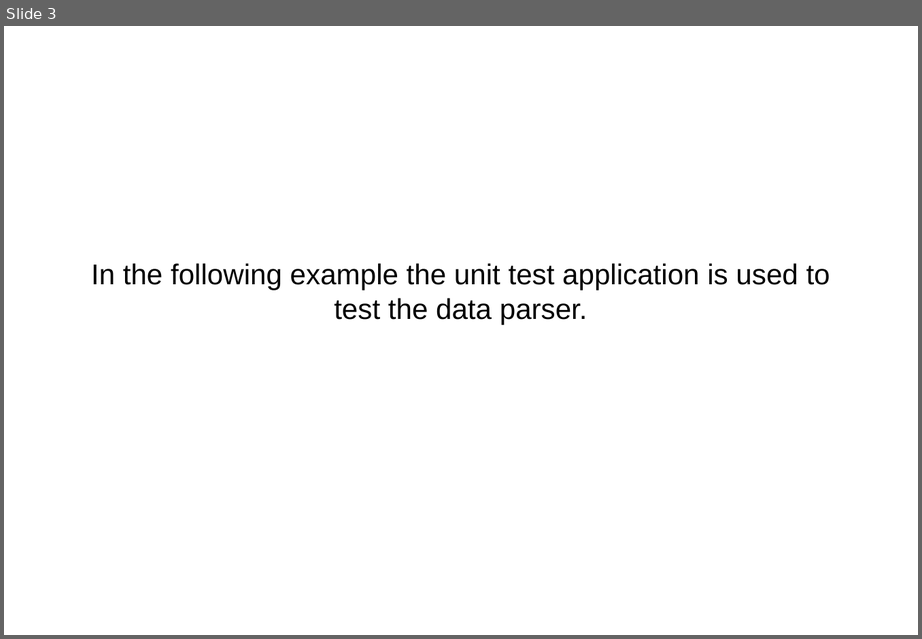
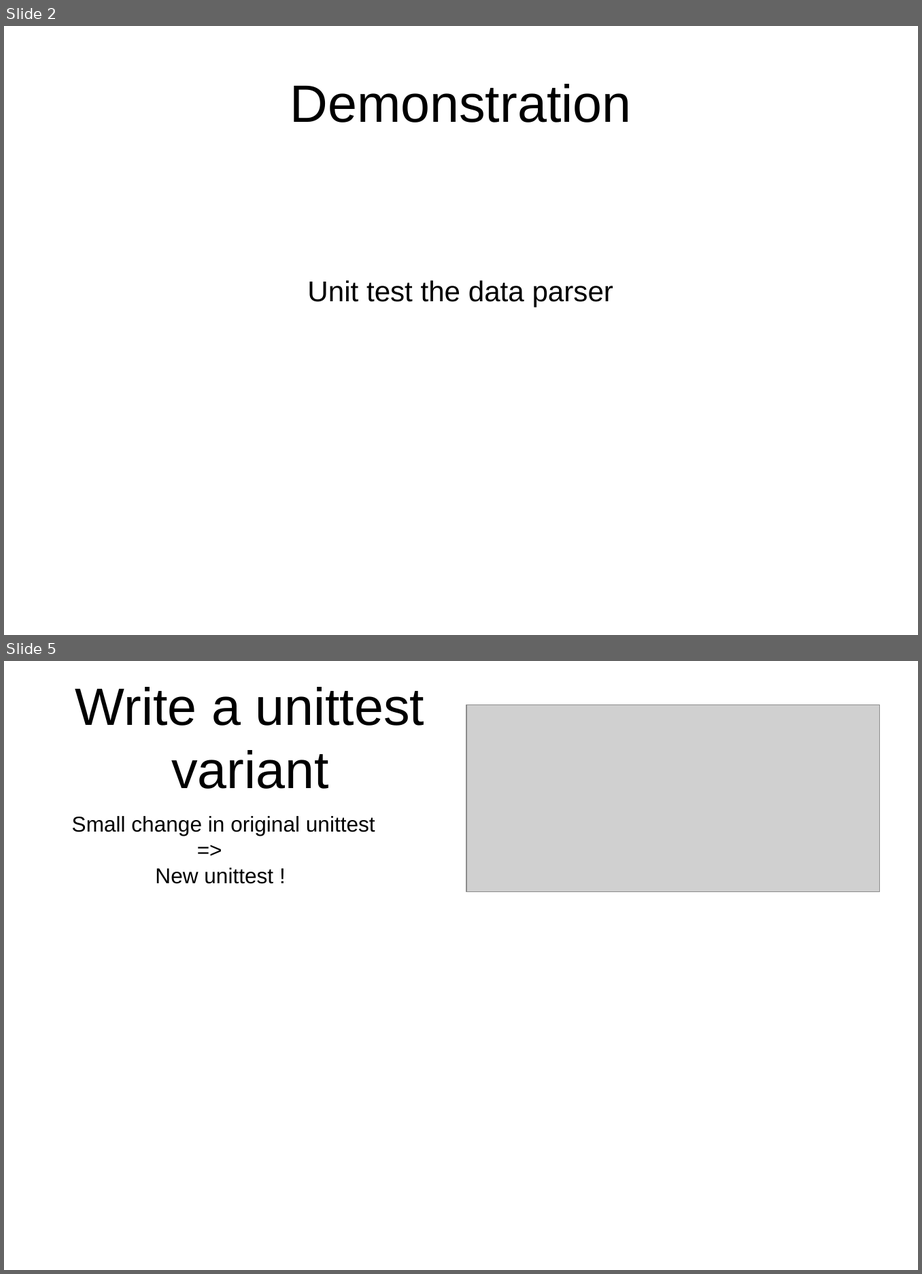
Before and after one commit to jn100py/portfolio, a slide deck: test_applications/presentation_testapplications.pptx. Shown one above the other, each under a label of ours: slide 3 before the commit, slides 2 and 5 after it; the slides between them are not shown. The pictures are 922x639 and 922x1274 pixels, drawn with LibreOffice and Linux fonts; fonts in the diff are those of the drawing; grey boxes stand for pictures. Boxes give left, top, right and bottom in pixels: in the first picture for what was removed or moved away, otherwise in the second. Text is boxed around its words. In the diff, an @@ line names an element or a change of style, - is before the commit and + after.

```diff
--- a/test_applications/presentation_testapplications.pptx
+++ b/test_applications/presentation_testapplications.pptx
@@ slide 5 added at bbox=[4, 661, 918, 1270], background #FFFFFF @@
@@ text added at bbox=[75, 687, 424, 789], 44 pt, text #000000 @@
+Write a unittest variant
@@ picture added at bbox=[466, 705, 879, 892] @@
@@ text added at bbox=[72, 816, 375, 884], 18 pt, text #000000 @@
+Small change in original unittest
+=>
+New unittest !
@@ what was slide 3 is now slide 2 @@
@@ slide 2 changed as well @@
@@ text added at bbox=[290, 84, 631, 123], 44 pt, text #000000 @@
+Demonstration
@@ text at bbox=[307, 280, 613, 308]: text changed @@
-In the following example the unit test application is used to test the data parser.
+Unit test the data parser
```
Also in this commit, not shown: 1 other slide changed, 8 other slides added, 10 slides removed, 2 other files.
